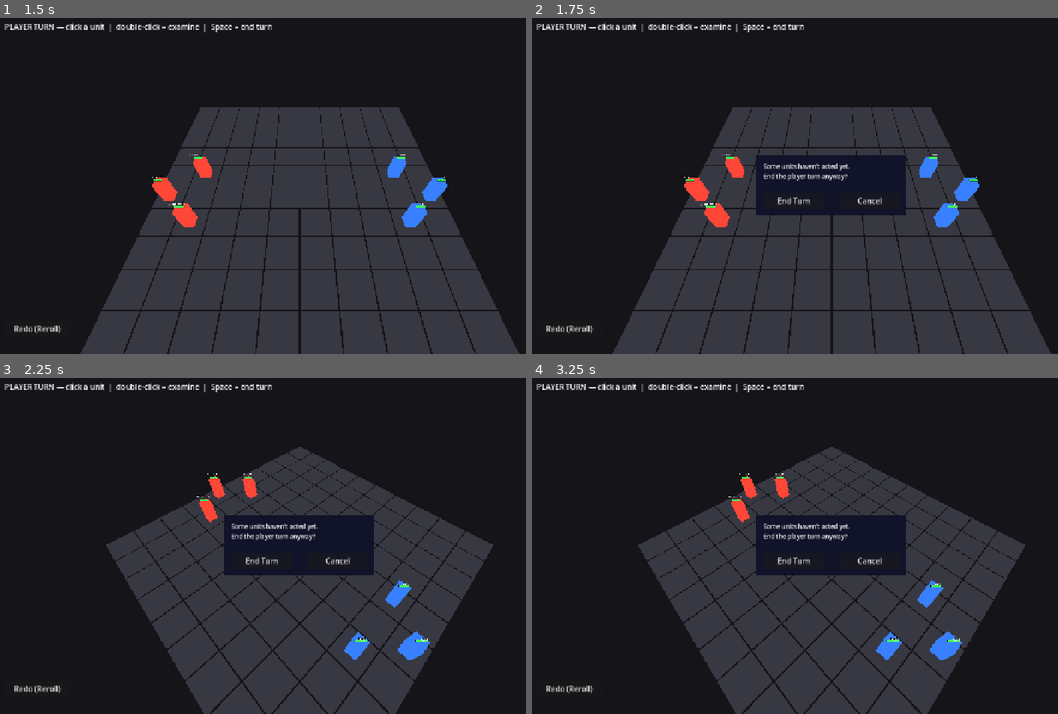
Above: before the commit, frames 1-4 (two rows, left to right).
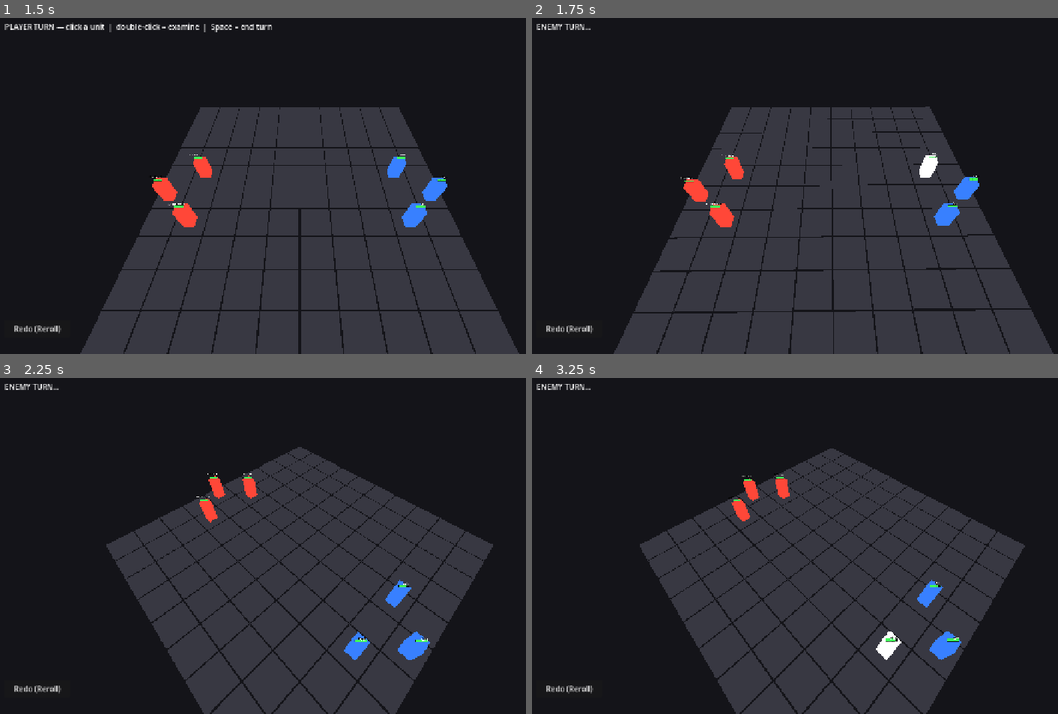
Above: after the commit, the same moments.

Repository: caleb-the-dev/RogueFinder
Game: Godot game, scene res://main.tscn
Two runs of this game, one before a commit and one after it. Both use one fixed random seed, a clock stepped at 60 frames per second and the inputs below. The engine's default icon, where the game draws it, is replaced by a stand-in: a white triangle on a blue panel in a dark square.
Inputs (mouse positions are in pixels of both pictures, inside the frame that each line leads up to):
- Up to frame 1 (1.5 s): click "Redo (Reroll)" at 0.5 s; tap A at 1.25 s; move the mouse to (431, 169) at 1.27 s; tap Q at 1.35 s; click (431, 169) at 1.42 s
- Up to frame 2 (1.75 s): tap Space at 1.52 s
- Up to frame 3 (2.25 s): tap A at 2 s; move the mouse to (178, 562) at 2.02 s; hold A from 2.03 s (still down); tap E at 2.1 s
- Up to frame 4 (3.25 s): tap Space at 2.27 s; move the mouse to (889, 472) at 2.77 s; release A at 2.78 s; tap M at 2.85 s

Frame 1 is identical in both runs. In frame 2, 9.1% of the frame differs, in the area x 1-100%, y 1-100%; in frame 3, 5.1%; in frame 4, 7.4%.
Error after the commit: Invalid assignment of property or key 'tags' with value of type 'Array' on a base object of type 'Resource (AbilityData)'. (res://scripts/globals/AbilityLibrar…

Commit message:
feat: wire ActionMenu into CombatManager3D, add ABILITY_TARGET_MODE
Co-Authored-By: Claude Sonnet 4.6 <noreply@anthropic.com>

Diff:
--- a/rogue-finder/scripts/combat/CombatManager3D.gd
+++ b/rogue-finder/scripts/combat/CombatManager3D.gd
@@ -4,33 +4,35 @@
 ## --- CombatManager3D ---
 ## Turn state machine for the 3D combat prototype.
 ## Builds the entire scene in _ready() — no child nodes needed in the .tscn.
-## Controls: Click to select/move, [A] attack mode, [Enter] end turn, [ESC] deselect.
+## Controls: Click to select/move, radial action menu for abilities/consumables,
+##           [Enter] end turn, [ESC] deselect.
 ## Camera: [Q] rotate CCW, [E] rotate CW, scroll wheel zoom.
 ##
 ## "Redo" button at bottom-left reloads the scene with freshly randomized units.
 
-const ATTACK_ENERGY_COST: int  = 3
-const ENEMY_TURN_DELAY: float  = 0.65  # seconds between enemy actions
+const ENEMY_TURN_DELAY: float = 0.65
 
 enum CombatState { PLAYER_TURN, QTE_RUNNING, ENEMY_TURN, WIN, LOSE }
-enum PlayerMode  { IDLE, STRIDE_MODE, ATTACK_MODE }
+enum PlayerMode  { IDLE, STRIDE_MODE, ABILITY_TARGET_MODE }
 
 var state: CombatState = CombatState.PLAYER_TURN
-var mode: PlayerMode   = PlayerMode.IDLE
-
-var _player_units: Array[Unit3D] = []
-var _enemy_units:  Array[Unit3D] = []
-var _selected_unit: Unit3D       = null
-var _attack_target: Unit3D       = null
-
-var _grid: Grid3D                 = null
-var _camera_rig: CameraController = null
-var _qte_bar: QTEBar              = null
-var _stat_panel: StatPanel        = null
-var _info_bar: UnitInfoBar        = null
-var _info_bar_unit: Unit3D        = null  # which unit the bar is currently tracking
-var _confirm_panel: ColorRect     = null  # "end turn early?" dialog
-var _status_label: Label          = null
+var mode:  PlayerMode  = PlayerMode.IDLE
+
+var _player_units:   Array[Unit3D]      = []
+var _enemy_units:    Array[Unit3D]      = []
+var _selected_unit:  Unit3D             = null
+var _attack_target:  Unit3D             = null
+var _pending_ability: AbilityData       = null   ## set when ability chosen from menu
+
+var _grid:           Grid3D             = null
+var _camera_rig:     CameraController   = null
+var _qte_bar:        QTEBar             = null
+var _stat_panel:     StatPanel          = null
+var _info_bar:       UnitInfoBar        = null
+var _action_menu:    ActionMenu         = null
+var _info_bar_unit:  Unit3D             = null
+var _confirm_panel:  ColorRect          = null
+var _status_label:   Label              = null
 
 ## --- Initialization ---
 
@@ -123,6 +125,12 @@
 	_info_bar = UnitInfoBar.new()
 	add_child(_info_bar)
 
+	# Radial action menu — shown on player unit selection
+	_action_menu = ActionMenu.new()
+	add_child(_action_menu)
+	_action_menu.ability_selected.connect(_on_ability_selected)
+	_action_menu.consumable_selected.connect(_on_consumable_selected)
+
 	# Floating status label at top-left
 	var status_layer := CanvasLayer.new()
 	status_layer.layer = 3
@@ -179,12 +187,7 @@
 ## --- Input ---
 
 func _unhandled_input(event: InputEvent) -> void:
-	# Godot 4 input order: _input() → GUI _gui_input() → _unhandled_input().
-	# By using _unhandled_input(), the StatPanel's Button / ScrollContainer
-	# receive events first via _gui_input(). Only events that GUI did NOT
-	# consume reach here, so we can block the world without breaking the panel UI.
 	if _stat_panel.visible:
-		# ESC closes the panel; everything else is swallowed to lock the world.
 		if event is InputEventKey and event.pressed and not event.echo:
 			if event.keycode == KEY_ESCAPE:
 				_stat_panel.hide_panel()
@@ -199,10 +202,6 @@
 			KEY_ESCAPE:
 				_deselect()
 				get_viewport().set_input_as_handled()
-			KEY_A:
-				if _selected_unit and _selected_unit.can_act(ATTACK_ENERGY_COST):
-					_enter_attack_mode()
-					get_viewport().set_input_as_handled()
 			KEY_SPACE:
 				_request_end_player_turn()
 				get_viewport().set_input_as_handled()
@@ -226,8 +225,8 @@
 			_try_select_unit(cell)
 		PlayerMode.STRIDE_MODE:
 			_try_move(cell)
-		PlayerMode.ATTACK_MODE:
-			_try_attack(cell)
+		PlayerMode.ABILITY_TARGET_MODE:
+			_try_ability_target(cell)
 
 ## Double-click on any unit opens the full StatPanel examine window.
 func _handle_double_click() -> void:
@@ -248,11 +247,9 @@
 	if obj is Unit3D and obj.is_alive:
 		var unit := obj as Unit3D
 		if unit.data.is_player_unit:
-			# Player unit: select for movement/action + show condensed info bar
 			_select_unit(unit)
 			_show_info_bar(unit)
 		else:
-			# Enemy unit: show condensed info, don't take control
 			_deselect()
 			_show_info_bar(unit)
 	else:
@@ -269,6 +266,8 @@
 		for cell in _grid.get_move_range(unit.grid_pos, unit.data.speed):
 			_grid.set_highlight(cell, "move")
 	mode = PlayerMode.STRIDE_MODE if unit.can_stride() else PlayerMode.IDLE
+	# Open (or refresh) the radial menu for this unit
+	_action_menu.open_for(unit, _camera_rig.get_camera())
 	_update_status()
 
 func _deselect() -> void:
@@ -278,7 +277,9 @@
 	_grid.clear_highlights()
 	_stat_panel.hide_panel()
 	_info_bar.hide_bar()
+	_action_menu.close()
 	_info_bar_unit = null
+	_pending_ability = null
 	mode = PlayerMode.IDLE
 	_update_status()
 
@@ -306,62 +307,113 @@
 	mode = PlayerMode.IDLE
 	_update_status()
 
-func _enter_attack_mode() -> void:
+## Called when the player picks an ability from the ActionMenu.
+func _on_ability_selected(ability_id: String) -> void:
 	if not _selected_unit:
 		return
-	mode = PlayerMode.ATTACK_MODE
+	_pending_ability = AbilityLibrary.get_ability(ability_id)
+
+	# Self-targeting abilities skip the target-pick step and go straight to QTE
+	if _pending_ability.target_type == AbilityData.TargetType.SELF:
+		_initiate_action(_selected_unit, _selected_unit)
+		return
+
+	# Collect valid target cells based on target_type and range
+	var targets: Array[Unit3D] = []
+	if _pending_ability.target_type == AbilityData.TargetType.SINGLE_ALLY:
+		for pu in _player_units:
+			if pu.is_alive:
+				targets.append(pu)
+	else:
+		# SINGLE_ENEMY, AOE, CONE — all use enemy cells for now (effect logic comes later)
+		for eu in _enemy_units:
+			if eu.is_alive:
+				targets.append(eu)
+
+	if targets.is_empty():
+		# No valid targets — cancel the selection silently
+		_pending_ability = null
+		return
+
+	# Highlight valid target cells in purple (ability_target)
+	mode = PlayerMode.ABILITY_TARGET_MODE
 	_grid.clear_highlights()
 	_grid.set_highlight(_selected_unit.grid_pos, "selected")
-	for enemy in _enemy_units:
-		if enemy.is_alive:
-			_grid.set_highlight(enemy.grid_pos, "attack")
-	_update_status()
-
-func _try_attack(cell: Vector2i) -> void:
-	if not _selected_unit:
-		return
-	if _grid.highlighted_cells.get(cell, "") != "attack":
+	for target in targets:
+		var dx: int = abs(target.grid_pos.x - _selected_unit.grid_pos.x)
+		var dy: int = abs(target.grid_pos.y - _selected_unit.grid_pos.y)
+		var dist: float = float(maxi(dx, dy)) + float(mini(dx, dy)) * 0.5
+		if dist <= float(_pending_ability.range):
+			_grid.set_highlight(target.grid_pos, "ability_target")
+	_update_status()
+
+## Resolve the player clicking a cell while in ABILITY_TARGET_MODE.
+func _try_ability_target(cell: Vector2i) -> void:
+	if not _selected_unit or not _pending_ability:
+		return
+	if _grid.highlighted_cells.get(cell, "") != "ability_target":
+		# Clicked a non-target cell — cancel ability mode, return to IDLE
+		_pending_ability = null
+		_select_unit(_selected_unit)   # re-opens menu and refreshes highlights
 		return
 	var obj: Object = _grid.get_unit_at(cell)
 	if not obj is Unit3D:
 		return
-	_attack_target = obj as Unit3D
-	_initiate_attack(_selected_unit, _attack_target)
-
-func _initiate_attack(attacker: Unit3D, target: Unit3D) -> void:
+	_initiate_action(_selected_unit, obj as Unit3D)  # _attack_target set inside _initiate_action
+
+## Consume the equipped item (sets consumable to "" so the button greys out).
+func _on_consumable_selected() -> void:
+	if not _selected_unit:
+		return
+	_selected_unit.data.consumable = ""
+	# Refresh info bar and re-open menu so consumable button updates immediately
+	_info_bar.refresh(_selected_unit)
+	_action_menu.open_for(_selected_unit, _camera_rig.get_camera())
+
+## Kicks off the QTE sequence. Uses _pending_ability.energy_cost for spending.
+## Must only be called after _pending_ability is set.
+## Stores target in _attack_target so _on_qte_resolved() can access it regardless
+## of whether the entry path was self-targeting or player-picked.
+func _initiate_action(attacker: Unit3D, target: Unit3D) -> void:
+	_attack_target = target        ## always set here — not at call sites
 	state = CombatState.QTE_RUNNING
 	mode  = PlayerMode.IDLE
 	_grid.clear_highlights()
-	_update_status()
-	# Start lunge animation; QTE fires after the lunge reaches the target
+	_action_menu.close()
+	_update_status()
 	attacker.play_attack_anim(target.global_position)
 	await get_tree().create_timer(0.09).timeout
 	_qte_bar.start_qte()
 
 func _on_qte_resolved(accuracy: float) -> void:
+	# Guard: _pending_ability must always be set before the QTE runs
+	if not _pending_ability:
+		push_error("CombatManager3D: _on_qte_resolved called with no _pending_ability")
+		state = CombatState.PLAYER_TURN
+		_update_status()
+		return
+
 	if _selected_unit and _attack_target:
 		var dmg: int = _calculate_damage(
 			_selected_unit.data.attack, _attack_target.data.defense, accuracy)
-		_selected_unit.spend_energy(ATTACK_ENERGY_COST)
+		_selected_unit.spend_energy(_pending_ability.energy_cost)
 		_selected_unit.has_acted = true
 		_attack_target.take_damage(dmg)
 		_camera_rig.trigger_shake()
 
-	_attack_target = null
-
-	# Don't override a WIN/LOSE state that take_damage may have set
+	_pending_ability = null
+	_attack_target   = null
+
 	if state == CombatState.WIN or state == CombatState.LOSE:
 		return
 
 	state = CombatState.PLAYER_TURN
 	if _selected_unit and _selected_unit.is_alive:
-		_select_unit(_selected_unit)
+		_select_unit(_selected_unit)    # re-opens menu; abilities will be greyed (has_acted)
 		_info_bar.refresh(_selected_unit)
 	else:
 		_deselect()
 	_update_status()
-
-	# Auto-end the turn if every alive player unit has used their action
 	_check_auto_end_turn()
 
 ## --- End Player Turn ---
@@ -369,7 +421,7 @@
 ## Manually triggered by Space. Shows a confirmation dialog if any unit can still act.
 func _request_end_player_turn() -> void:
 	for unit in _player_units:
-		if unit.is_alive and not unit.has_acted and unit.can_act(ATTACK_ENERGY_COST):
+		if unit.is_alive and _unit_can_still_act(unit):
 			_confirm_panel.visible = true
 			return
 	_end_player_turn()
@@ -384,8 +436,8 @@
 	if state != CombatState.PLAYER_TURN:
 		return
 	for unit in _player_units:
-		if unit.is_alive and not unit.has_acted and unit.can_act(ATTACK_ENERGY_COST):
-			return  # at least one unit hasn't acted and still can
+		if unit.is_alive and _unit_can_still_act(unit):
+			return
 	_end_player_turn()
 
 ## Show a unit in the InfoBar and track it for post-damage refresh.
@@ -488,6 +540,20 @@
 	var acc_mult: float  = clampf(accuracy, 0.1, 1.0)
 	return maxi(1, roundi(float(atk) * stat_mult * acc_mult))
 
+## --- Helpers ---
+
+## Returns true if the unit has not yet acted AND can afford at least one slotted ability.
+func _unit_can_still_act(unit: Unit3D) -> bool:
+	if unit.has_acted:
+		return false
+	for ability_id in unit.data.abilities:
+		if ability_id == "":
+			continue
+		var ability: AbilityData = AbilityLibrary.get_ability(ability_id)
+		if unit.current_energy >= ability.energy_cost:
+			return true
+	return false
+
 ## --- Status ---
 
 func _update_status() -> void:
@@ -499,9 +565,10 @@
 				PlayerMode.IDLE:
 					_status_label.text = "PLAYER TURN — click a unit  |  double-click = examine  |  Space = end turn"
 				PlayerMode.STRIDE_MODE:
-					_status_label.text = "STRIDE — click blue cell to move  |  [A] attack  |  ESC cancel"
-				PlayerMode.ATTACK_MODE:
-					_status_label.text = "ATTACK — click a red enemy  |  ESC cancel"
+					_status_label.text = "STRIDE — click blue cell to move  |  ESC cancel"
+				PlayerMode.ABILITY_TARGET_MODE:
+					var aname: String = _pending_ability.ability_name if _pending_ability else "Ability"
+					_status_label.text = "%s — click a purple target  |  ESC cancel" % aname
 		CombatState.QTE_RUNNING:
 			_status_label.text = "QTE — press SPACE or click to strike!"
 		CombatState.ENEMY_TURN:
